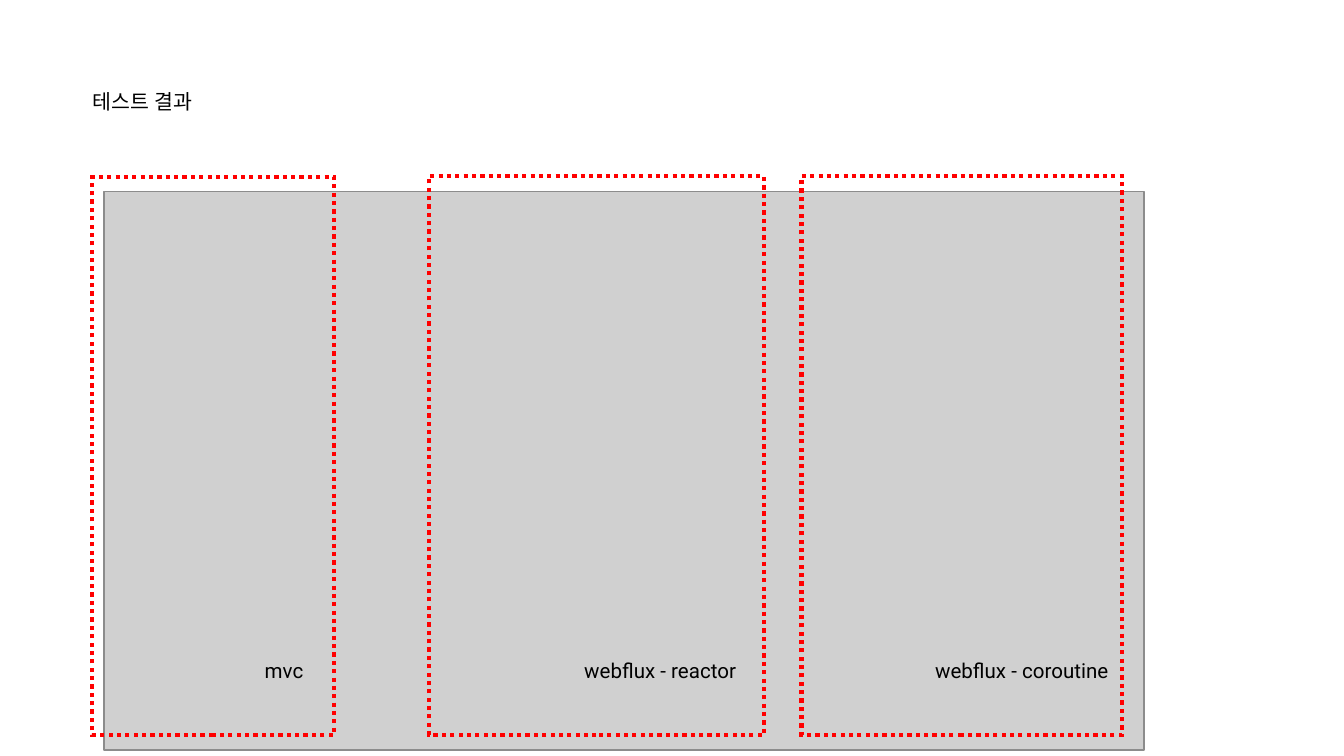
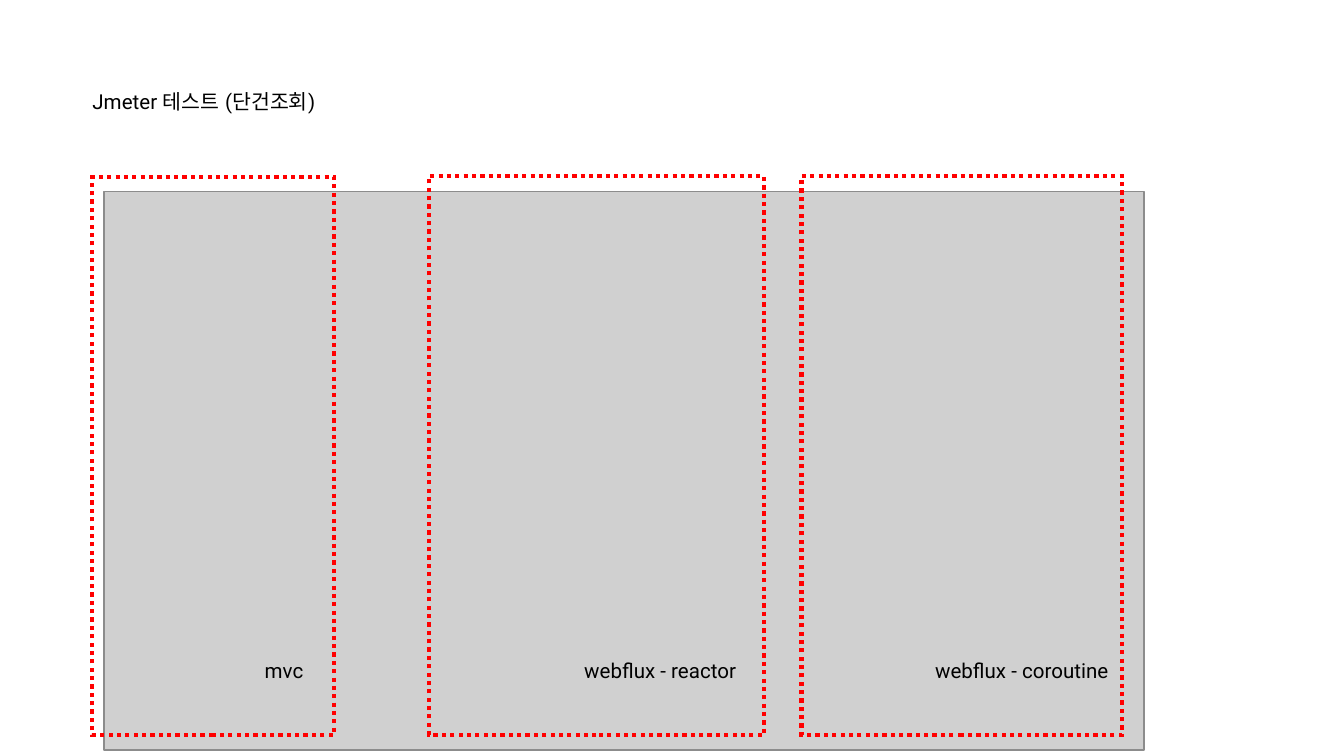
Before and after one commit to nayasis/fastcampus-hyper-webflux, a slide deck: slide 19 of 99.ppt/[Ch4-5. 비동기 서비스 부하 테스트.pptx (slide 17 before the commit). Drawn at 1344x756 pixels with LibreOffice and Linux fonts; fonts in the diff are those of the drawing; grey boxes stand for pictures; background and template pictures are left out. Boxes give left, top, right and bottom in pixels: in the first picture for what was removed or moved away, otherwise in the second. Text is boxed around its words. In the diff, an @@ line names an element or a change of style, - is before the commit and + after.

```diff
--- a/99.ppt/[Ch4-5. 비동기 서비스 부하 테스트.pptx
+++ b/99.ppt/[Ch4-5. 비동기 서비스 부하 테스트.pptx
@@ title at (92, 92, 315, 114): text changed @@
-테스트 결과
+Jmeter 테스트 (단건조회)
```
Also in this commit, not shown: 10 other slides changed, 4 slides added, 1 slide removed, 1 other file.
